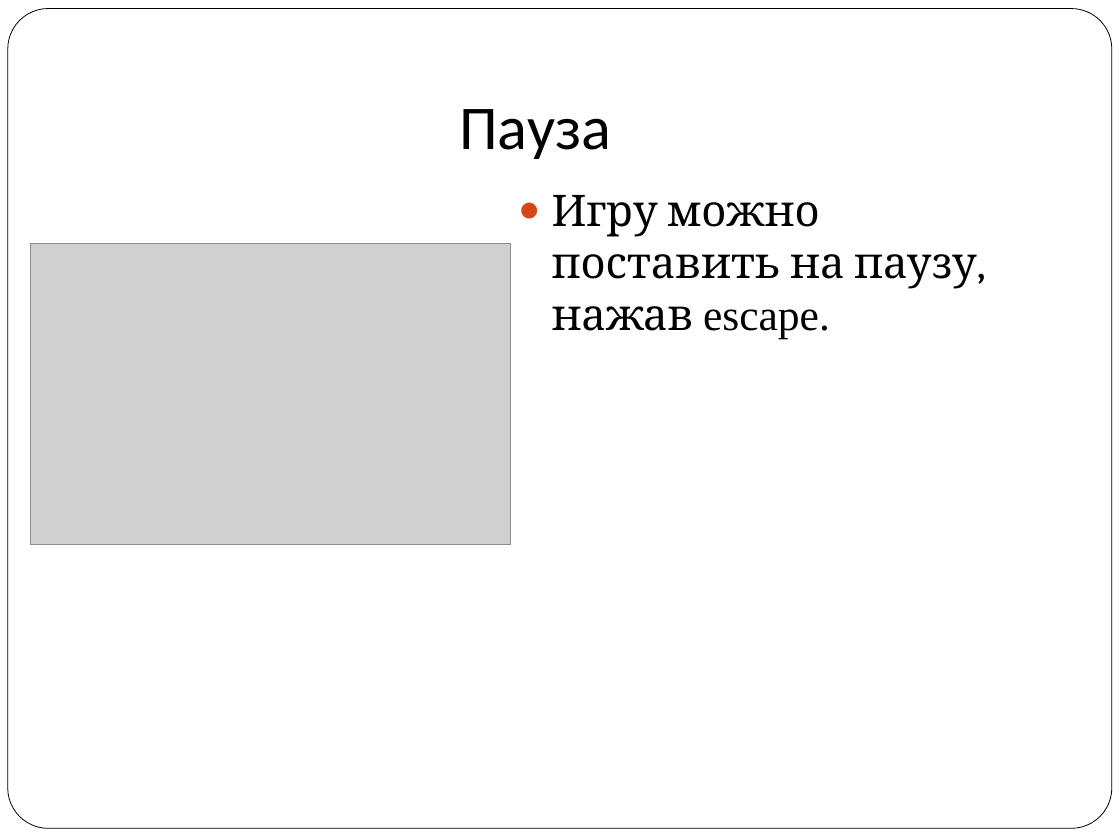
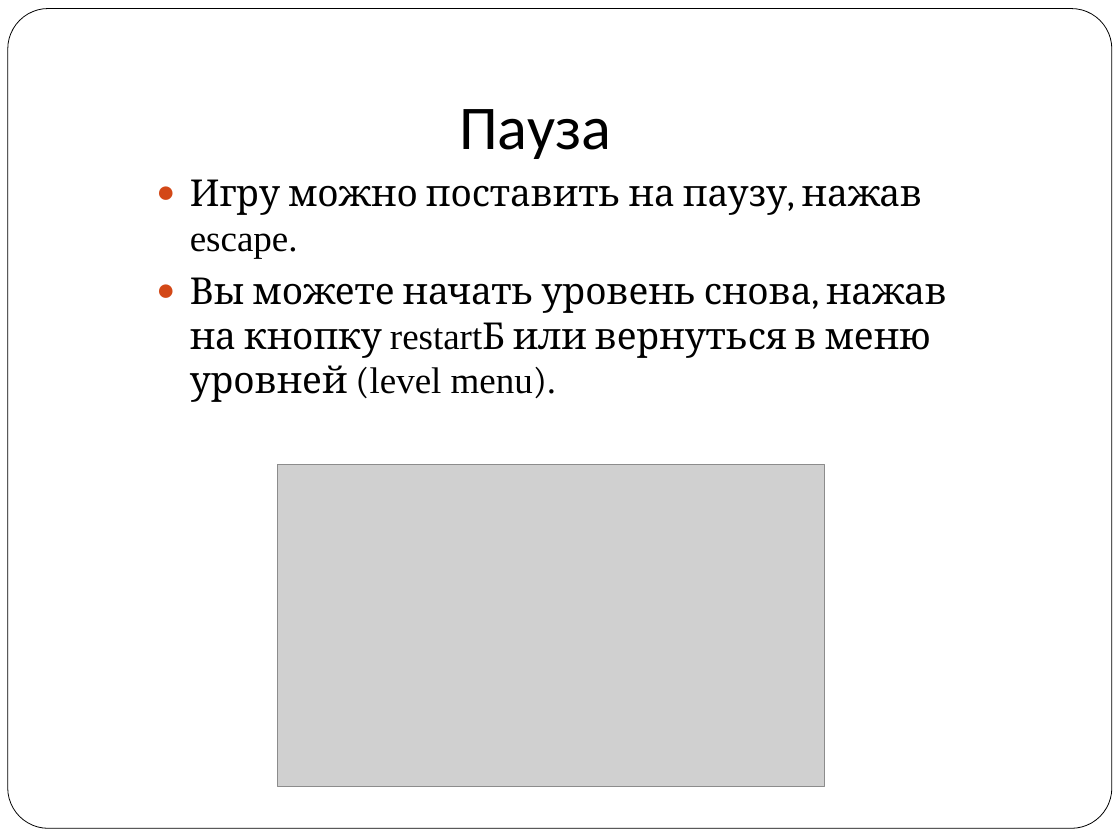
Before and after one commit to vitaly06/SuperMario, a slide deck: slide 13 of piton.ppt (slide 11 before the commit). Drawn at 1120x840 pixels with LibreOffice and Linux fonts; fonts in the diff are those of the drawing; grey boxes stand for pictures. Boxes give left, top, right and bottom in pixels: in the first picture for what was removed or moved away, otherwise in the second. Text is boxed around its words. In the diff, an @@ line names an element or a change of style, - is before the commit and + after.

```diff
--- a/piton.ppt
+++ b/piton.ppt
@@ text "Игру можно поставить на паузу, ...": place and size @@
-text "Игру можно поставить на паузу, ..." at bbox=[552, 195, 977, 339]
+text "Игру можно поставить на паузу, ..." at bbox=[190, 179, 947, 402]
@@ text at bbox=[190, 179, 923, 258]: size 28 to 23.8 pt in "Игру можно поставить на паузу, нажав escape." @@
@@ text at bbox=[190, 277, 947, 402]: paragraph added @@
+● Вы можете начать уровень снова, нажав на кнопку restartБ или вернуться в меню уровней (level menu).
@@ picture: place and size @@
-picture at bbox=[30, 244, 511, 545]
+picture at bbox=[278, 464, 824, 786]
```
Also in this commit, not shown: 3 other slides changed, 4 slides added, 1 slide removed.
